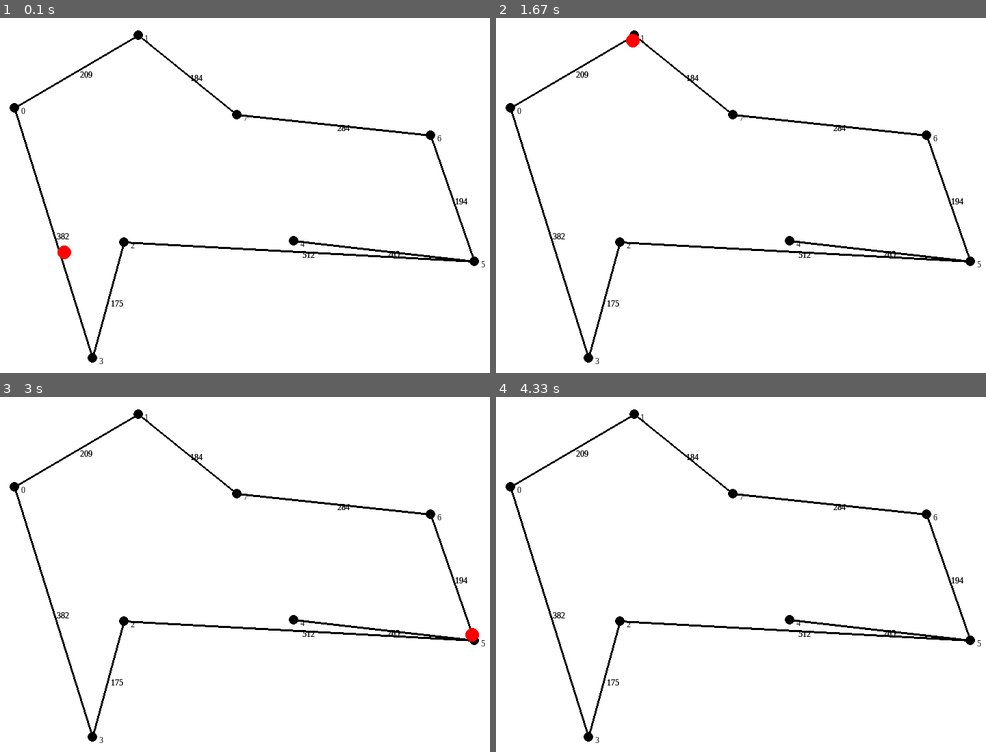
Above: before the commit, frames 1-4 (two rows, left to right).
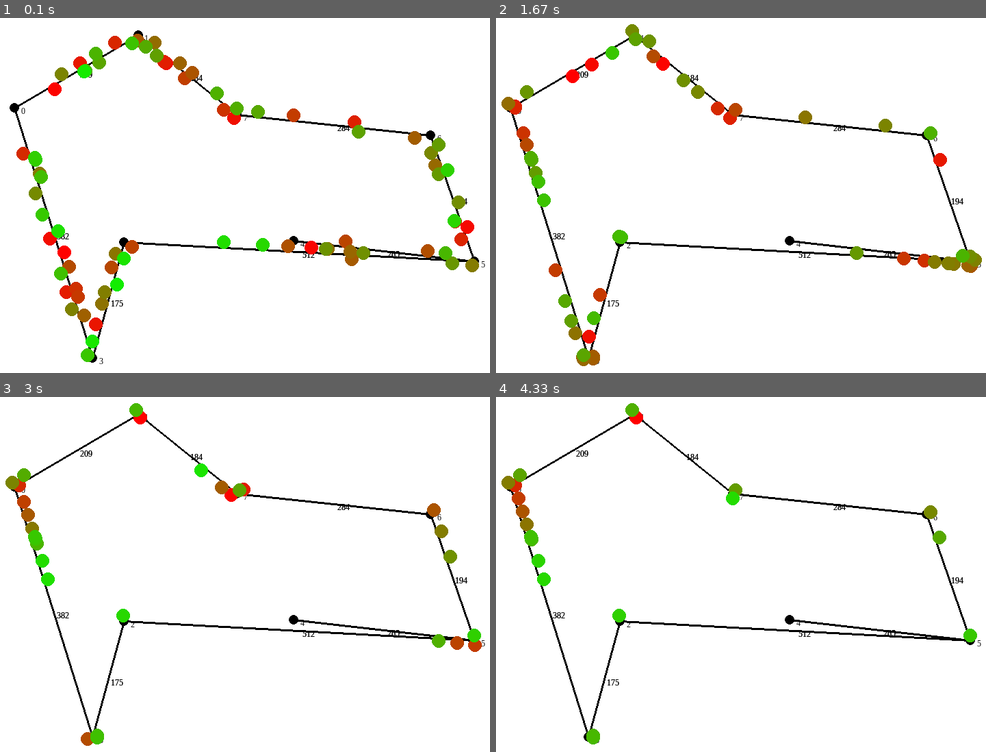
Above: after the commit, the same moments.

Repository: Ickaser/car-graph-viz
Game: pygame game, started from main_pygame.py
Two runs of this game, one before a commit and one after it. Both use one fixed random seed, a clock stepped at 60 frames per second and the inputs below.
Inputs:
- Up to frame 1 (0.1 s): no input
- Up to frame 2 (1.67 s): no input
- Up to frame 3 (3 s): no input
- Up to frame 4 (4.33 s): no input

The runs differ from the first frame. In frame 1, 5.7% of the frame differs, in the area x 3-98%, y 4-97%; in frame 2, 3.7%; in frame 3, 2.1%; in frame 4, 1.5%.

Commit message:
Revert "A* still bad"
This reverts commit 1f21540f920ea28772fc6a23631e9063e2c37013.

Diff:
--- a/main_pygame.py
+++ b/main_pygame.py
@@ -14,7 +14,7 @@
 size = (800, 800)
 
 # configurable values used when generating cars
-carsNum = 1
+carsNum = 80
 carSize = 20
 stepsNum = 1
 carAccel = 3
